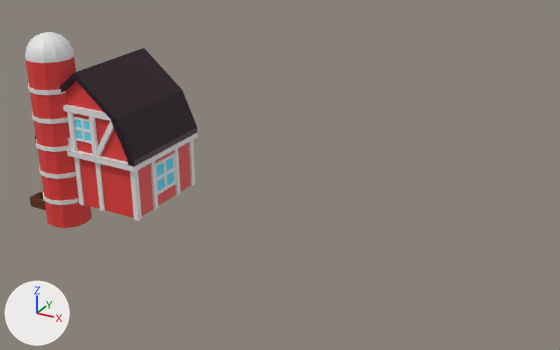
The FBX model Assets/Materials/Models/Low_Poly_Barn.fbx as it was, and as the next commit left it.
Before and after are seen from a 50 mm camera at (101.6, -99.4, 67.8) aimed at (42.7, 7.7, 14.2). Every picture has the same lights, and +X, +Y and +Z are marked at lower left. The older version comes first. Where no turn or scale is listed for an object, it has been applied to the vertices.

In view in the first picture: 'Barn', 'Cube.001', 'Silo'.
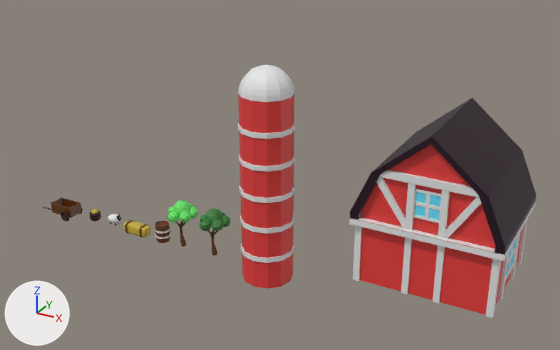
Changed parts and their boxes [x1, y1, x2, y2] in the pictures (560 x 350 px):
'Barn', moved: before [35, 48, 198, 220]; after [349, 98, 536, 318]
'Silo', moved: before [25, 32, 92, 228]; after [238, 65, 295, 289]
'TreeDarker', added: after [199, 208, 231, 256]
'Tree', added: after [167, 200, 198, 247]
'WheelBarrow', added (brown): after [43, 197, 83, 221]
'Cube', moved (not visible before): after [123, 220, 151, 238]
'Barrel', moved (not visible before): after [155, 221, 171, 243]
'Cube.001', deleted: before [30, 192, 46, 210]
'WheatPile', added: after [90, 209, 101, 221]
'Sheep', added: after [108, 214, 121, 225]

Diff of the bpy script that builds the scene:
```diff
--- a/Assets/Materials/Models/Low_Poly_Barn.fbx.py
+++ b/Assets/Materials/Models/Low_Poly_Barn.fbx.py
@@ mat_treegreen @@
+mat_treegreen = principled_material('TreeGreen')
+mat_treegreen.base_color = (0.13, 0.799, 0.138)  # green #65e768
@@ mat_treedarkgreen @@
+mat_treedarkgreen = principled_material('TreeDarkGreen')
+mat_treedarkgreen.base_color = (0.0372, 0.202, 0.0394)  # dark green #367c38
@@ mat_wheeldark @@
+mat_wheeldark = principled_material('WheelDark')
+mat_wheeldark.base_color = (0.0331, 0.00658, 0.000985)  # brown #331303
@@ mat_sheepblack @@
+mat_sheepblack = principled_material('SheepBlack')
+mat_sheepblack.base_color = (0.0, 0.0, 0.0)  # black #000000
@@ me_plane @@
+me_plane.from_pydata(...)  # 1105 vertices, 1368 faces; spans x -2.6..2.9, y -3.0..2.43, z -0.1..9.19
+# faces by material slot: [808, 560]
+me_plane.materials.append(mat_barrelbrown)  # brown #613200
+me_plane.materials.append(mat_treegreen)  # green #65e768
@@ me_plane_002 @@
+me_plane_002.from_pydata(...)  # 1105 vertices, 1368 faces; spans x -2.6..2.9, y -3.0..2.43, z -0.1..9.19
+# faces by material slot: [808, 560]
+me_plane_002.materials.append(mat_barrelbrown)  # brown #613200
+me_plane_002.materials.append(mat_treedarkgreen)  # dark green #367c38
@@ me_cube_021_1 @@
+me_cube_021_1.from_pydata(...)  # 1044 vertices, 860 faces; spans x -5.17..2.45, y -2.29..2.29, z -1.89..1.0
+# faces by material slot: [400, 460]
+me_cube_021_1.materials.append(mat_barrelbrown)  # brown #613200
+me_cube_021_1.materials.append(mat_wheeldark)  # brown #331303
@@ me_icosphere_003 @@
+me_icosphere_003.from_pydata(...)  # 456 vertices, 744 faces; spans x -1.24..1.66, y -1.0..1.0, z -1.1..0.96
+# faces by material slot: [240, 504]
+me_icosphere_003.materials.append(mat_barnwhite)  # white #e7e7e7
+me_icosphere_003.materials.append(mat_sheepblack)  # black #000000
@@ me_sphere_001 @@
+me_sphere_001.from_pydata(...)  # 1302 vertices, 1601 faces; spans x -1.04..1.04, y -1.04..1.04, z -0.76..1.54
+# faces by material slot: [640, 961]
+me_sphere_001.materials.append(mat_haybaleyellow)  # yellow #c5ae35
+me_sphere_001.materials.append(mat_wheeldark)  # brown #331303
@@ ob_silo @@
 ob_silo = bpy.data.objects.new('Silo', me_sphere)
-ob_silo.location = (0.0, 0.0, 31.3)
+ob_silo.location = (44.6, 0.0, 31.3)
@@ ob_barn @@
 ob_barn = bpy.data.objects.new('Barn', me_cube_002)
-ob_barn.location = (7.7, 8.4, 14.2)
+ob_barn.location = (72.1, 8.4, 14.2)
@@ ob_cube @@
 ob_cube = bpy.data.objects.new('Cube', me_mesh)
-ob_cube.location = (0.0, 0.0, 0.8)
+ob_cube.location = (16.7, 0.0, 0.8)
@@ ob_barrel @@
 ob_barrel = bpy.data.objects.new('Barrel', me_cylinder_001)
-ob_barrel.location = (0.0, 0.0, 1.7)
+ob_barrel.location = (22.7, 0.0, 1.7)
@@ ob_cube_001 @@
-ob_cube_001 = bpy.data.objects.new('Cube.001', me_cube_021)
-ob_cube_001.location = (-6.2, 0.0, 1.2)
@@ ob_tree @@
+ob_tree = bpy.data.objects.new('Tree', me_plane)
+ob_tree.location = (27.3, 0.0, 0.0)
@@ ob_treedarker @@
+ob_treedarker = bpy.data.objects.new('TreeDarker', me_plane_002)
+ob_treedarker.location = (34.0, 0.0, 0.0)
@@ ob_wheelbarrow @@
+ob_wheelbarrow = bpy.data.objects.new('WheelBarrow', me_cube_021_1)
+ob_wheelbarrow.location = (-0.6, 0.0, 1.2)
@@ ob_sheep @@
+ob_sheep = bpy.data.objects.new('Sheep', me_icosphere_003)
+ob_sheep.location = (11.4, 0.0, 1.7)
@@ ob_wheatpile @@
+ob_wheatpile = bpy.data.objects.new('WheatPile', me_sphere_001)
+ob_wheatpile.location = (6.8, 0.0, 1.0)
```
